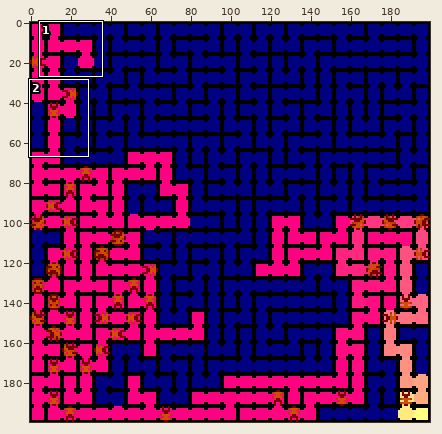
Sprite sheet: PROJET/MyFirstFood3_1.png. Above: a wide view before the commit, with the close-up outlined.
Close-up. Before the edit:
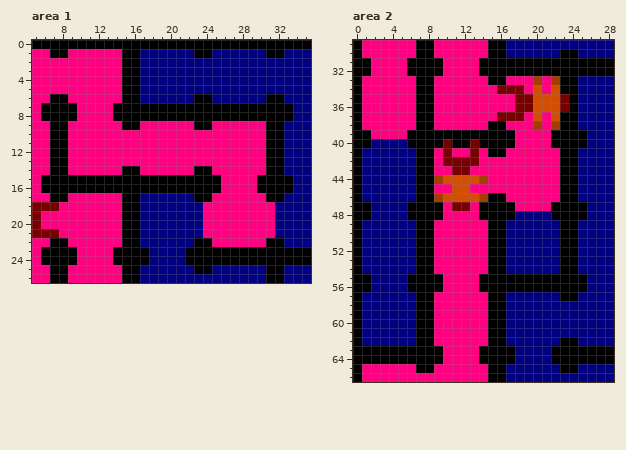
The file is 200x200 pixels. Colours within 5 levels of each other are drawn and written as one. Shown: area 1: x 5..35, y 0..26; area 2: x 0..28, y 29..66. The commit also changed other parts of the picture, which this record leaves out.
Now the later version:
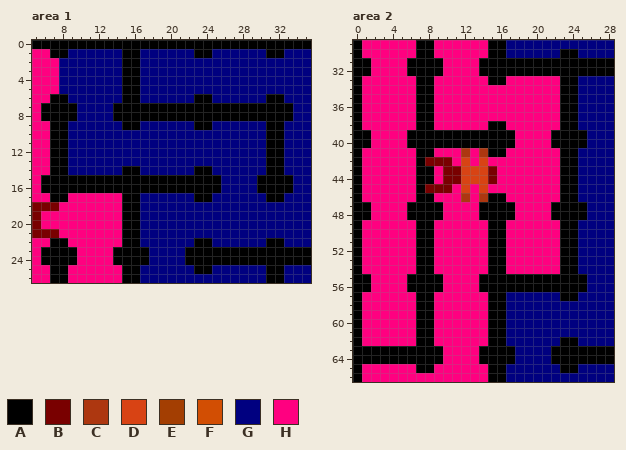
Palette (. is transparent): A #000000  B #790000  C #ad3710  D #d84314  E #a33e02  F #d24e03  G #000080  H #ff0080
The exact change:
Area 1:
Colour H gives way to colour G in row 1 at x 9 to 14; in rows 2 to 5 at x 8 to 14; in row 6 at x 9 to 14; in rows 7 to 8 at x 10 to 13; in row 9 at x 9 to 14, 17 to 22 and 25 to 30; in rows 10 to 13 at x 9 to 30.
Colour H gives way to colour G in row 14 at x 9 to 14, 17 to 22 and 25 to 30; in rows 15 to 16 at x 26 to 29; in row 17 at x 25 to 30; in rows 18 to 21 at x 24 to 31; in row 22 at x 25 to 30.
Area 2:
Colour B gives way to colour A in rows 35 to 36 at x 23; in row 40 at x 10 and 13.
Colour A gives way to colour B in row 42 at x 8; in row 45 at x 8.
Colour F gives way to colour B in row 44 at x 10 to 11.
Colour H gives way to colour B in row 42 at x 9; in row 43 at x 10 and 15; in row 44 at x 15; in row 45 at x 9 to 10.
Colour E gives way to colour C in row 46 at x 14.
Colour F gives way to colour C in row 46 at x 12.
Colour H gives way to colour C in row 41 at x 12 and 14.
Colour B gives way to colour D in rows 42 to 43 at x 12.
Colour E gives way to colour D in row 44 at x 14.
Colour F gives way to colour D in row 44 at x 12 to 13; in row 45 at x 12.
Colour H gives way to colour D in row 42 at x 14; in row 43 at x 13 to 14; in row 45 at x 14.
Colour B gives way to colour H in row 34 at x 16 to 18; in rows 35 to 36 at x 18 to 19; in row 37 at x 16 to 18; in row 41 at x 10 and 13; in row 42 at x 11 and 13; in row 47 at x 11 to 12.
Colour E gives way to colour H in row 33 at x 20 and 22; in row 38 at x 20 and 22; in row 44 at x 9; in row 46 at x 9.
Colour F gives way to colour H in row 34 at x 20 and 22; in rows 35 to 36 at x 20 to 22; in row 37 at x 20 and 22; in row 45 at x 11; in row 46 at x 10 to 11 and 13.
Colour G gives way to colour H in row 40 at x 2 to 5; in rows 41 to 46 at x 1 to 6; in row 47 at x 2 to 5; in row 48 at x 2 to 5 and 18 to 21; in rows 49 to 54 at x 1 to 6 and 17 to 22; in rows 55 to 56 at x 2 to 5.
Colour G gives way to colour H in rows 57 to 62 at x 1 to 6.
Changed places in both close-ups, as pixel boxes (x1, y1, x2, y2):
changed: (59, 49, 275, 247)
changed: (362, 76, 569, 346)
